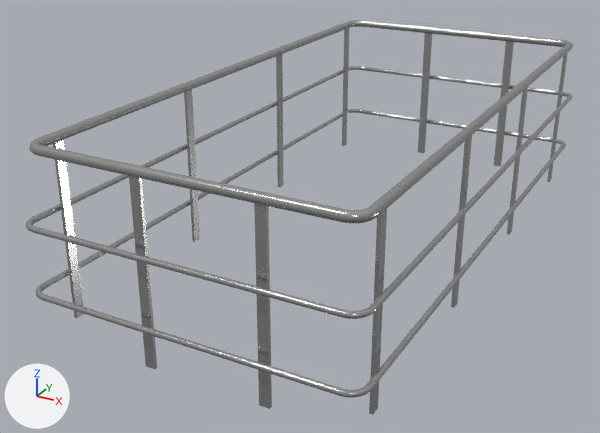
What one commit did to the FBX model Assets/projectfiles/scene/3d/Assets/Barricade.fbx.
Rendered twice from a 50 mm lens placed at (14.62, -1.68, 16.49), pointed at (12.23, 2.66, 14.32). The axes (+X, +Y, +Z) are drawn at lower left. The lights are the same throughout. The picture after the commit comes second. Where no turn or scale is listed for an object, it has been applied to the vertices.
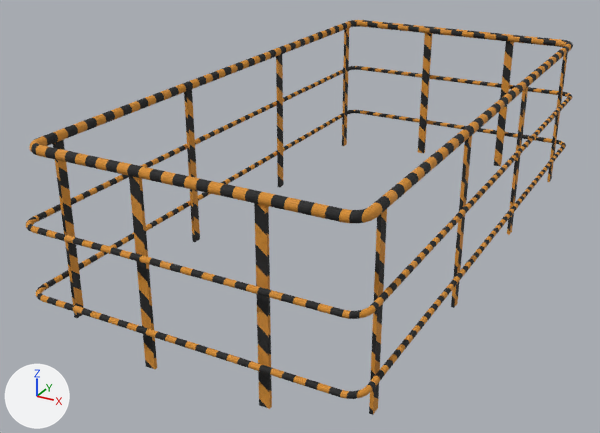
Where the newer file only moved an object's origin or applied its transform, the numbers keep the older frame.

What differs and where, as boxes [x1, y1, x2, y2] in the pictures (600 x 433 px; the box of a moved part takes in the faces that stretch with it):
part 1 of me_plane_012, moved or reshaped: before [30, 143, 378, 398]; after [30, 143, 378, 399]
part 2 of me_plane_012, recoloured: [129, 176, 272, 409] in both
part 3 of me_plane_012, recoloured: [26, 216, 376, 395] in both
part 4 of me_plane_012, recoloured: [30, 137, 378, 223] in both
part 5 of me_plane_013, moved or reshaped: before [34, 20, 573, 389]; after [34, 20, 573, 390]
part 6 of me_plane_013, recoloured: [371, 41, 573, 217] in both
part 7 of me_plane_013, recoloured: [359, 68, 569, 141] in both
part 8 of me_plane_013, recoloured (darker): [354, 20, 568, 47] in both
part 9 of me_plane_013, recoloured: [35, 67, 353, 286] in both
part 10 of me_plane_013, recoloured: [370, 94, 572, 309] in both
part 11 of me_plane_013, recoloured: [40, 20, 568, 415] in both

Edits to the bpy script that builds the scene:
```text
Add mat_striped_road_marker_004:
    mat_striped_road_marker_004 = bpy.data.materials.new('Striped Road Marker.004')
    # uses the picture img_stripedroadmarker1_color_jpg
    # uses the picture img_stripedroadmarker1_normal_jpg
    # uses the picture img_stripedroadmarker1_roughness_jpg
Add mat_striped_road_marker_006:
    mat_striped_road_marker_006 = bpy.data.materials.new('Striped Road Marker.006')
    # uses the picture img_stripedroadmarker1_color_jpg
    # uses the picture img_stripedroadmarker1_normal_jpg
    # uses the picture img_stripedroadmarker1_roughness_jpg
Add mat_striped_road_marker_005:
    mat_striped_road_marker_005 = bpy.data.materials.new('Striped Road Marker.005')
    # uses the picture img_stripedroadmarker1_color_jpg
    # uses the picture img_stripedroadmarker1_normal_jpg
    # uses the picture img_stripedroadmarker1_roughness_jpg
Add mat_striped_road_marker_002:
    mat_striped_road_marker_002 = bpy.data.materials.new('Striped Road Marker.002')
    # uses the picture img_stripedroadmarker1_color_jpg
    # uses the picture img_stripedroadmarker1_normal_jpg
    # uses the picture img_stripedroadmarker1_roughness_jpg
Add mat_striped_road_marker_003:
    mat_striped_road_marker_003 = bpy.data.materials.new('Striped Road Marker.003')
    # uses the picture img_stripedroadmarker1_color_jpg
    # uses the picture img_stripedroadmarker1_normal_jpg
    # uses the picture img_stripedroadmarker1_roughness_jpg
Add mat_striped_road_marker_001:
    mat_striped_road_marker_001 = bpy.data.materials.new('Striped Road Marker.001')
    # uses the picture img_stripedroadmarker1_color_jpg
    # uses the picture img_stripedroadmarker1_normal_jpg
    # uses the picture img_stripedroadmarker1_roughness_jpg
Add mat_striped_road_marker_007:
    mat_striped_road_marker_007 = bpy.data.materials.new('Striped Road Marker.007')
    # uses the picture img_stripedroadmarker1_color_jpg
    # uses the picture img_stripedroadmarker1_normal_jpg
    # uses the picture img_stripedroadmarker1_roughness_jpg
Add mat_striped_road_marker_008:
    mat_striped_road_marker_008 = bpy.data.materials.new('Striped Road Marker.008')
    # uses the picture img_stripedroadmarker1_color_jpg
    # uses the picture img_stripedroadmarker1_normal_jpg
    # uses the picture img_stripedroadmarker1_roughness_jpg
Change me_plane_012:
    where me_plane_012.from_pydata(...)  # 880 vertices, 804 faces; spans x -0.73..1.21, y -3.84..-3.66, z -0.53..0.56
    me_plane_012 part 1: 165 vertices moved within x -0.73..1.2, y -3.84..-3.66, z -0.28..0.56; 115 vertices removed from x -0.73..1.21, y -3.84..-3.73, z -0.27..-0.24; 115 vertices added at x -0.73..1.21, y -3.84..-3.73, z -0.28..-0.25
    me_plane_012 part 2: 12 faces spanning x -0.03..0.7, y -3.77..-3.75, z -0.53..0.53 switch from mat_material_009 (grey #bcbcbc) to mat_striped_road_marker_005
    me_plane_012 part 3: 145 faces spanning x -0.73..1.21, y -3.84..-3.73, z -0.28..0.15 switch from mat_material_009 (grey #bcbcbc) to mat_striped_road_marker_008
    me_plane_012 part 4: 154 faces spanning x -0.7..1.17, y -3.78..-3.66, z 0.5..0.56 switch from mat_material_009 (grey #bcbcbc) to mat_striped_road_marker_007
Change me_plane_013:
    remove me_plane_013.from_pydata(...)  # 1088 vertices, 1002 faces; spans x -0.73..1.21, y -3.73..0.07, z -0.53..0.56
    add me_plane_013.from_pydata(...)  # 1088 vertices, 1000 faces; spans x -0.73..1.21, y -3.73..0.07, z -0.53..0.56
    me_plane_013 part 5: 194 vertices moved within x -0.73..1.2, y -3.73..0.07, z -0.28..0.56; 125 vertices removed from x -0.73..1.21, y -3.73..0.07, z -0.27..-0.24; 125 vertices added at x -0.73..1.21, y -3.73..0.07, z -0.28..-0.25
    me_plane_013 part 6: 39 faces spanning x 1.11..1.17, y -3.67..-0.03, z 0.5..0.56 switch from mat_material_009 (grey #bcbcbc) to mat_striped_road_marker_006
    me_plane_013 part 7: 85 faces spanning x -0.69..1.19, y 0.01..0.07, z -0.28..0.15 switch from mat_material_009 (grey #bcbcbc) to mat_striped_road_marker_002
    me_plane_013 part 8: 118 faces spanning x -0.68..1.15, y -0.07..0.01, z 0.5..0.56 switch from mat_material_009 (grey #bcbcbc) to mat_striped_road_marker_004
    me_plane_013 part 9: 41 faces spanning x -0.73..-0.67, y -3.73..0.05, z -0.28..0.14 switch from mat_material_009 (grey #bcbcbc) to mat_striped_road_marker_001
    me_plane_013 part 10: 62 faces spanning x 1.16..1.21, y -3.73..0.03, z -0.28..0.15 switch from mat_material_009 (grey #bcbcbc) to mat_striped_road_marker_003
    me_plane_013 part 11: 113 faces spanning x -0.7..1.15, y -3.67..0.0, z -0.53..0.56 switch from mat_material_009 (grey #bcbcbc) to mat_striped_road_marker_005
```
